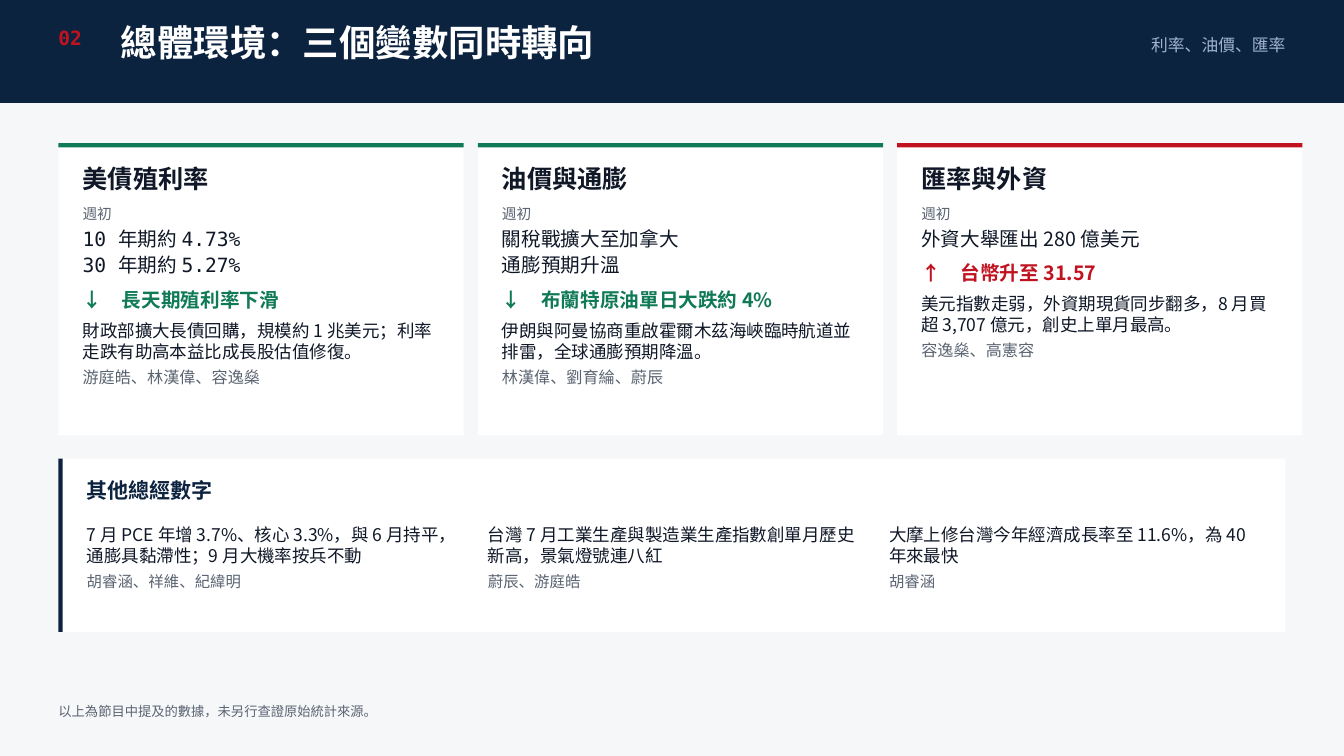
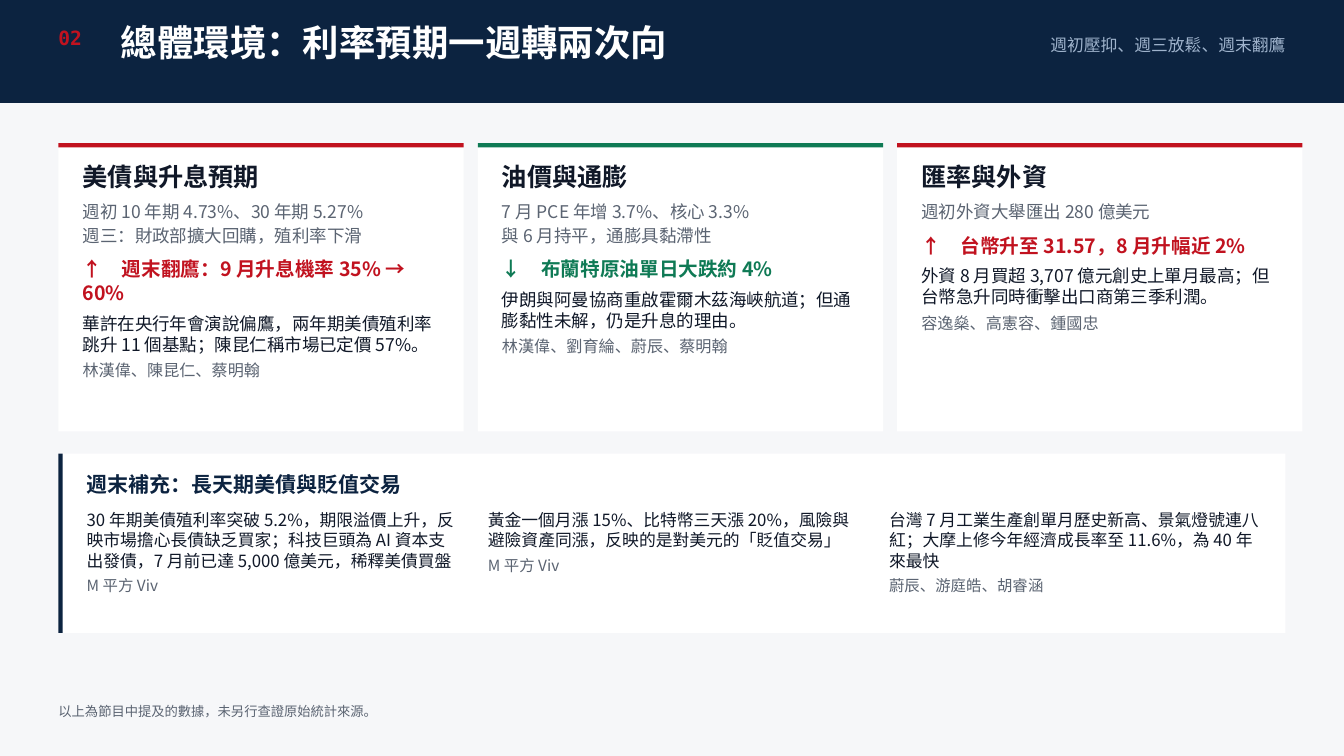
Before and after one commit to ycy1997alex/ycy1997alex-oss-projects, a slide deck: slide 3 of iThome-2026-Ironman/Day16_20260830/Stock_Weekly_Review_20260824-0828.pptx. Drawn at 1344x756 pixels with LibreOffice and Linux fonts; fonts in the diff are those of the drawing. Boxes give left, top, right and bottom in pixels: in the first picture for what was removed or moved away, otherwise in the second. Text is boxed around its words. In the diff, an @@ line names an element or a change of style, - is before the commit and + after.

```diff
--- a/iThome-2026-Ironman/Day16_20260830/Stock_Weekly_Review_20260824-0828.pptx
+++ b/iThome-2026-Ironman/Day16_20260830/Stock_Weekly_Review_20260824-0828.pptx
@@ text at box(121, 25, 667, 60): text changed @@
-總體環境：三個變數同時轉向
+總體環境：利率預期一週轉兩次向
@@ text at box(1050, 37, 1285, 53): text changed @@
-利率、油價、匯率
+週初壓抑、週三放鬆、週末翻鷹
@@ rectangle: place and size @@
-rectangle at box(58, 143, 464, 436)
+rectangle at box(58, 143, 464, 432)
@@ rectangle at box(58, 143, 464, 147): fill #0F7A55 to #C1121F @@
@@ rectangle: place and size @@
-rectangle at box(478, 143, 883, 436)
+rectangle at box(478, 143, 883, 432)
@@ rectangle: place and size @@
-rectangle at box(897, 143, 1303, 436)
+rectangle at box(897, 143, 1303, 432)
@@ text at box(83, 164, 432, 378): text changed @@
-美債殖利率
-週初
-10 年期約 4.73%
-30 年期約 5.27%
-↓ 長天期殖利率下滑
-財政部擴大長債回購，規模約 1 兆美元；利率走跌有助高本益比成長股估值修復。
-游庭皓、林漢偉、容逸燊
+美債與升息預期
+週初 10 年期 4.73%、30 年期 5.27%
+週三：財政部擴大回購，殖利率下滑
+↑ 週末翻鷹：9 月升息機率 35% → 60%
+華許在央行年會演說偏鷹，兩年期美債殖利率跳升 11 個基點；陳昆仁稱市場已定價 57%。
+林漢偉、陳昆仁、蔡明翰
@@ text at box(502, 164, 628, 188): less space between paragraphs @@
@@ text at box(921, 164, 1047, 189): less space between paragraphs @@
@@ text at box(502, 203, 749, 244): text changed; size 14 to 12.5 pt; text colour #101828 to #5B6472 @@
-週初
-關稅戰擴大至加拿大
-通膨預期升溫
+7 月 PCE 年增 3.7%、核心 3.3%
+與 6 月持平，通膨具黏滯性
@@ text at box(921, 203, 1270, 331): text changed @@
-週初
-外資大舉匯出 280 億美元
-↑ 台幣升至 31.57
-美元指數走弱，外資期現貨同步翻多，8 月買超 3,707 億元，創史上單月最高。
-容逸燊、高憲容
+週初外資大舉匯出 280 億美元
+↑ 台幣升至 31.57，8 月升幅近 2%
+外資 8 月買超 3,707 億元創史上單月最高；但台幣急升同時衝擊出口商第三季利潤。
+容逸燊、高憲容、鍾國忠
@@ text at box(502, 291, 851, 354): text changed @@
-伊朗與阿曼協商重啟霍爾木茲海峽臨時航道並排雷，全球通膨預期降溫。
-林漢偉、劉育綸、蔚辰
+伊朗與阿曼協商重啟霍爾木茲海峽航道；但通膨黏性未解，仍是升息的理由。
+林漢偉、劉育綸、蔚辰、蔡明翰
@@ rectangle: place and size @@
-rectangle at box(58, 459, 1286, 632)
+rectangle at box(58, 454, 1286, 633)
@@ rectangle: place and size @@
-rectangle at box(58, 459, 63, 632)
+rectangle at box(58, 454, 63, 633)
@@ text at box(87, 474, 402, 494): text changed @@
-其他總經數字
+週末補充：長天期美債與貶值交易
@@ text at box(87, 512, 454, 592): text changed; size 12.5 to 12 pt @@
-7 月 PCE 年增 3.7%、核心 3.3%，與 6 月持平，通膨具黏滯性；9 月大機率按兵不動
-胡睿涵、祥維、紀緯明
+30 年期美債殖利率突破 5.2%，期限溢價上升，反映市場擔心長債缺乏買家；科技巨頭為 AI 資本支出發債，7 月前已達 5,000 億美元，稀釋美債買盤
+M 平方 Viv
@@ text at box(488, 512, 849, 572): text changed; size 12.5 to 12 pt @@
-台灣 7 月工業生產與製造業生產指數創單月歷史新高，景氣燈號連八紅
-蔚辰、游庭皓
+黃金一個月漲 15%、比特幣三天漲 20%，風險與避險資產同漲，反映的是對美元的「貶值交易」
+M 平方 Viv
@@ text at box(889, 512, 1258, 592): text changed; size 12.5 to 12 pt @@
-大摩上修台灣今年經濟成長率至 11.6%，為 40 年來最快
-胡睿涵
+台灣 7 月工業生產創單月歷史新高、景氣燈號連八紅；大摩上修今年經濟成長率至 11.6%，為 40 年來最快
+蔚辰、游庭皓、胡睿涵
```
Also in this commit, not shown: 8 other slides changed, 1 other file.
